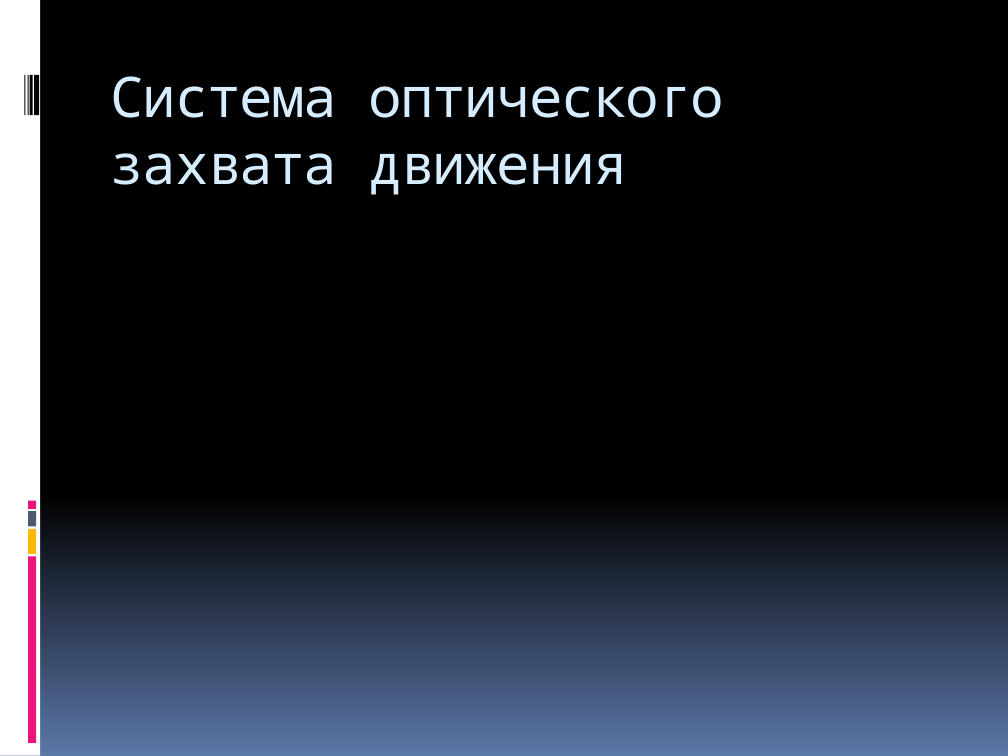
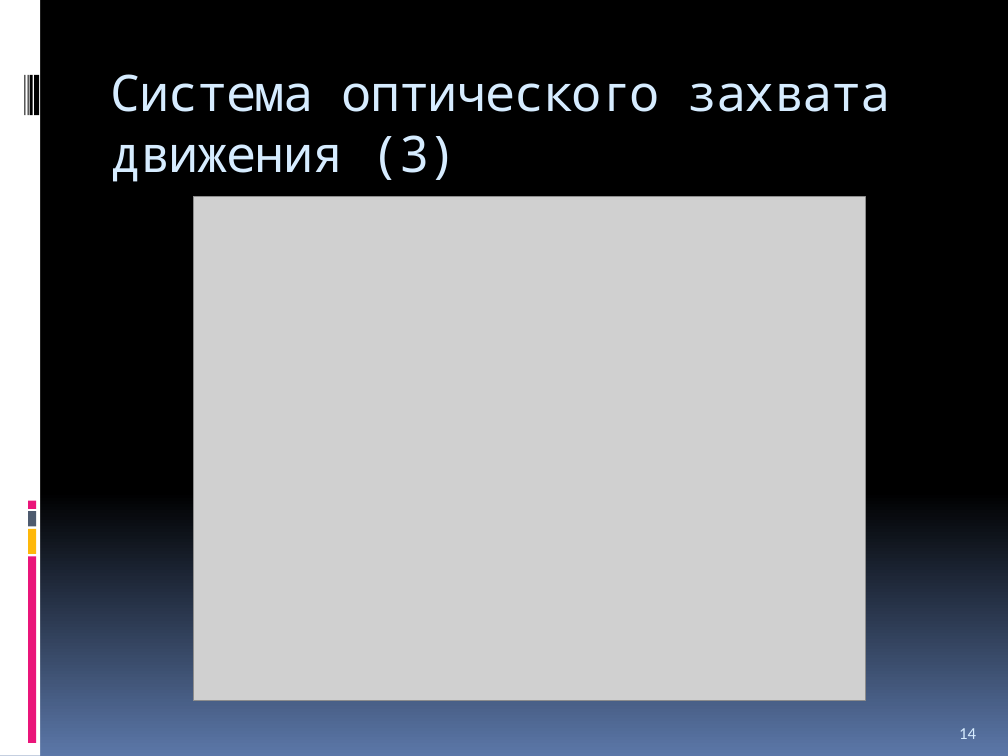
Before and after one commit to yaceq/quadro-xds, a slide deck: slide 14 of Docs/Medias2012.pptx (slide 21 before the commit). Drawn at 1008x756 pixels with LibreOffice and Linux fonts; fonts in the diff are those of the drawing; grey boxes stand for pictures. Boxes give left, top, right and bottom in pixels: in the first picture for what was removed or moved away, otherwise in the second. Text is boxed around its words. In the diff, an @@ line names an element or a change of style, - is before the commit and + after.

```diff
--- a/Docs/Medias2012.pptx
+++ b/Docs/Medias2012.pptx
@@ title at bbox=[111, 74, 890, 182]: text changed; size 40 to 36 pt @@
-Система оптического захвата движения
+Система оптического захвата движения (3)
@@ picture added at bbox=[194, 197, 866, 701] @@
@@ page number added at bbox=[959, 728, 976, 739], 12 pt, text #D6ECFF @@
+14
```
Also in this commit, not shown: 11 other slides changed, 3 slides added, 10 slides removed, 8 other files.
